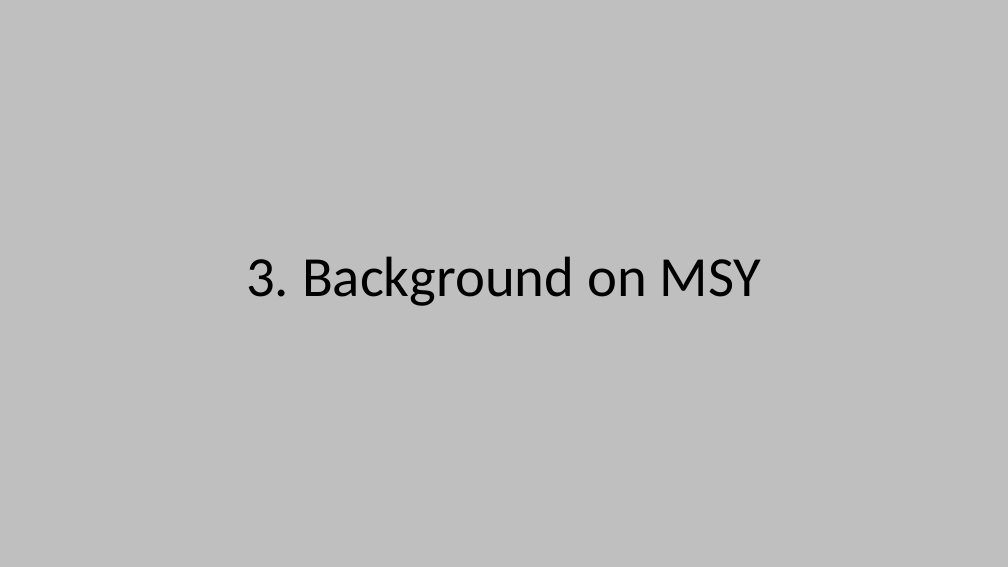
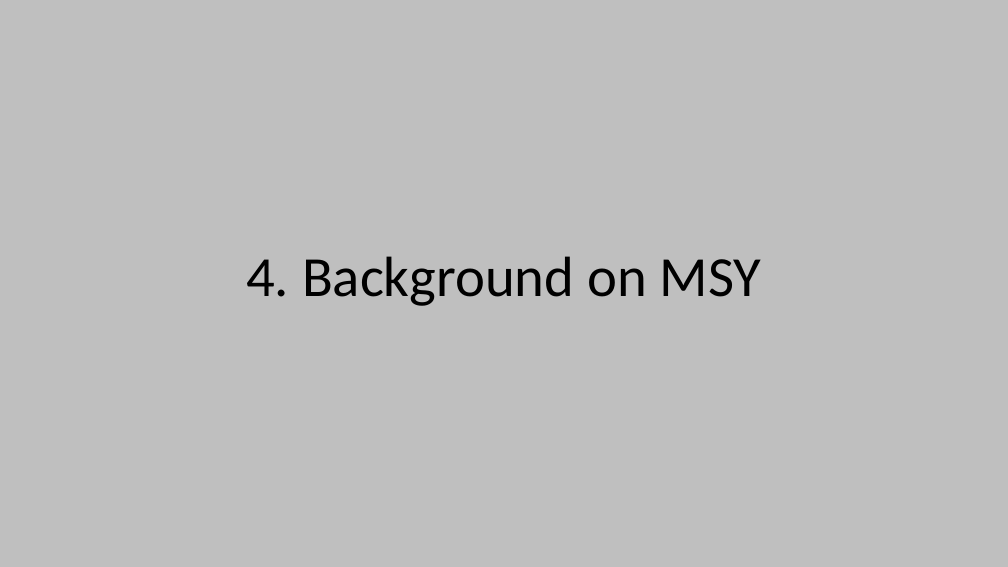
Before and after one commit to TESA-workshops/Ref-Pt-101, a slide deck: slide 17 of RefPt101_draft.pptx (slide 15 before the commit). Drawn at 1008x567 pixels with LibreOffice and Linux fonts; fonts in the diff are those of the drawing. Boxes give left, top, right and bottom in pixels: in the first picture for what was removed or moved away, otherwise in the second. Text is boxed around its words. In the diff, an @@ line names an element or a change of style, - is before the commit and + after.

```diff
--- a/RefPt101_draft.pptx
+++ b/RefPt101_draft.pptx
@@ title at <box>246,256,761,306</box>: text changed @@
-3. Background on MSY
+4. Background on MSY
```
Also in this commit, not shown: 18 other slides changed, 4 slides added, 1 other file.
